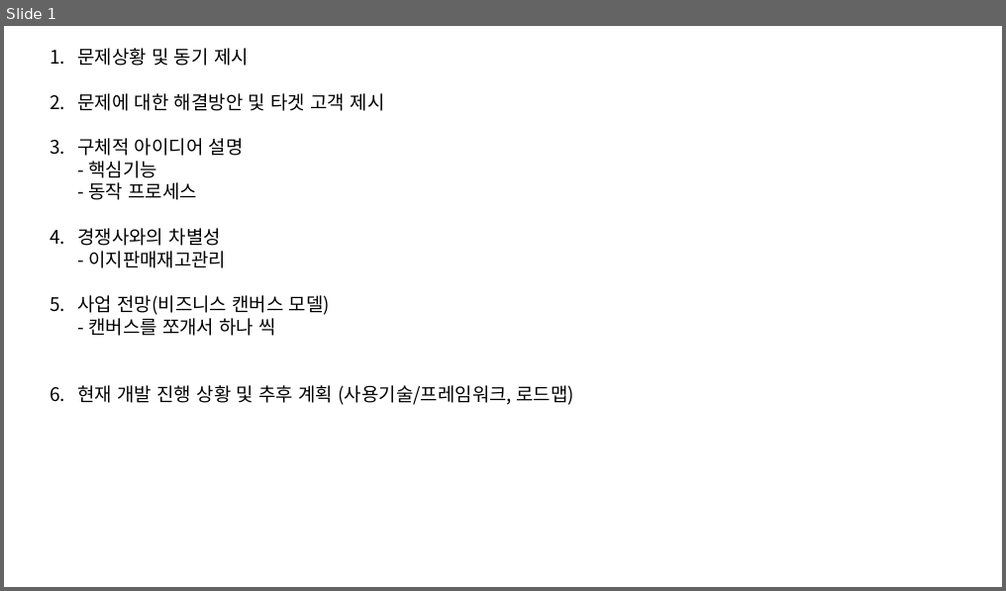
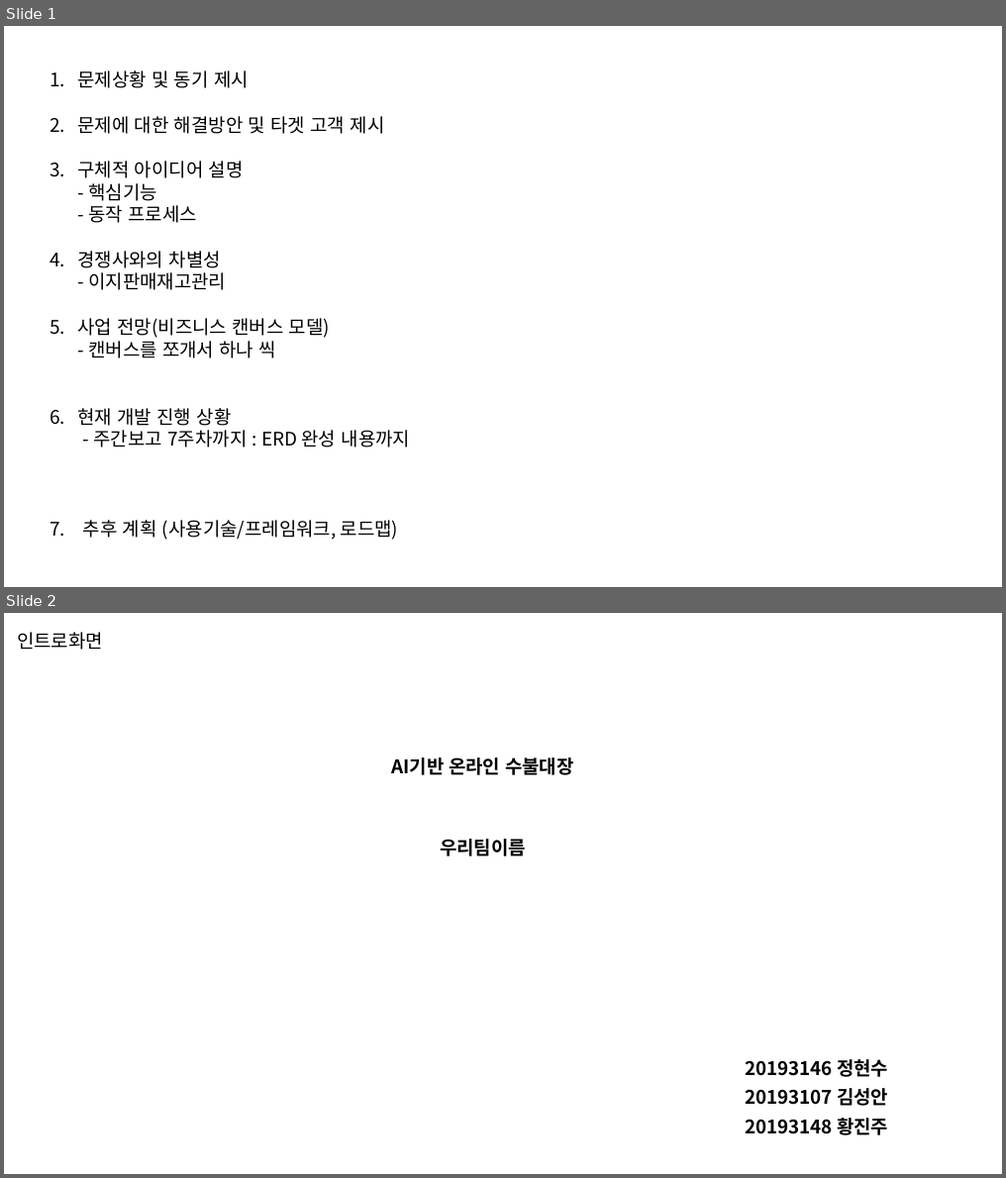
Before and after one commit to DEU-High-Five/4-1_Capstone_Document, a slide deck: 중간발표/중간발표(초안계획).pptx. Shown one above the other, each under a label of ours: slide 1 before the commit, slides 1 and 2 after it. The pictures are 1006x591 and 1006x1178 pixels, drawn with LibreOffice and Linux fonts; fonts in the diff are those of the drawing. Boxes give left, top, right and bottom in pixels: in the first picture for what was removed or moved away, otherwise in the second. Text is boxed around its words. In the diff, an @@ line names an element or a change of style, - is before the commit and + after.

```diff
--- a/중간발표/중간발표(초안계획).pptx
+++ b/중간발표/중간발표(초안계획).pptx
@@ slide 2 added at [4,613,1002,1174], background #FFFFFF @@
@@ text added at [17,632,103,650], 18 pt, text #000000 @@
+인트로화면
@@ text added at [392,758,573,775], 18 pt, text #000000, bold @@
+AI기반 온라인 수불대장
@@ text added at [440,839,525,857], 18 pt, text #000000, bold @@
+우리팀이름
@@ text added at [746,1059,888,1136], 18 pt, text #000000, bold @@
+20193146 정현수
+20193107 김성안
+20193148 황진주
@@ slide 1 changed as well @@
@@ text "문제상황 및 동기 제시": place and size @@
-text "문제상황 및 동기 제시" at [77,48,574,405]
+text "문제상황 및 동기 제시" at [77,71,411,540]
@@ text at [77,408,411,540]: text changed @@
-6. 현재 개발 진행 상황 및 추후 계획 (사용기술/프레임워크, 로드맵)
+6. 현재 개발 진행 상황
+   - 주간보고 7주차까지 : ERD 완성 내용까지
+7. 추후 계획 (사용기술/프레임워크, 로드맵)
```
Also in this commit, not shown: 3 other slides changed, 7 other slides added, 1 slide removed, 1 other file.
